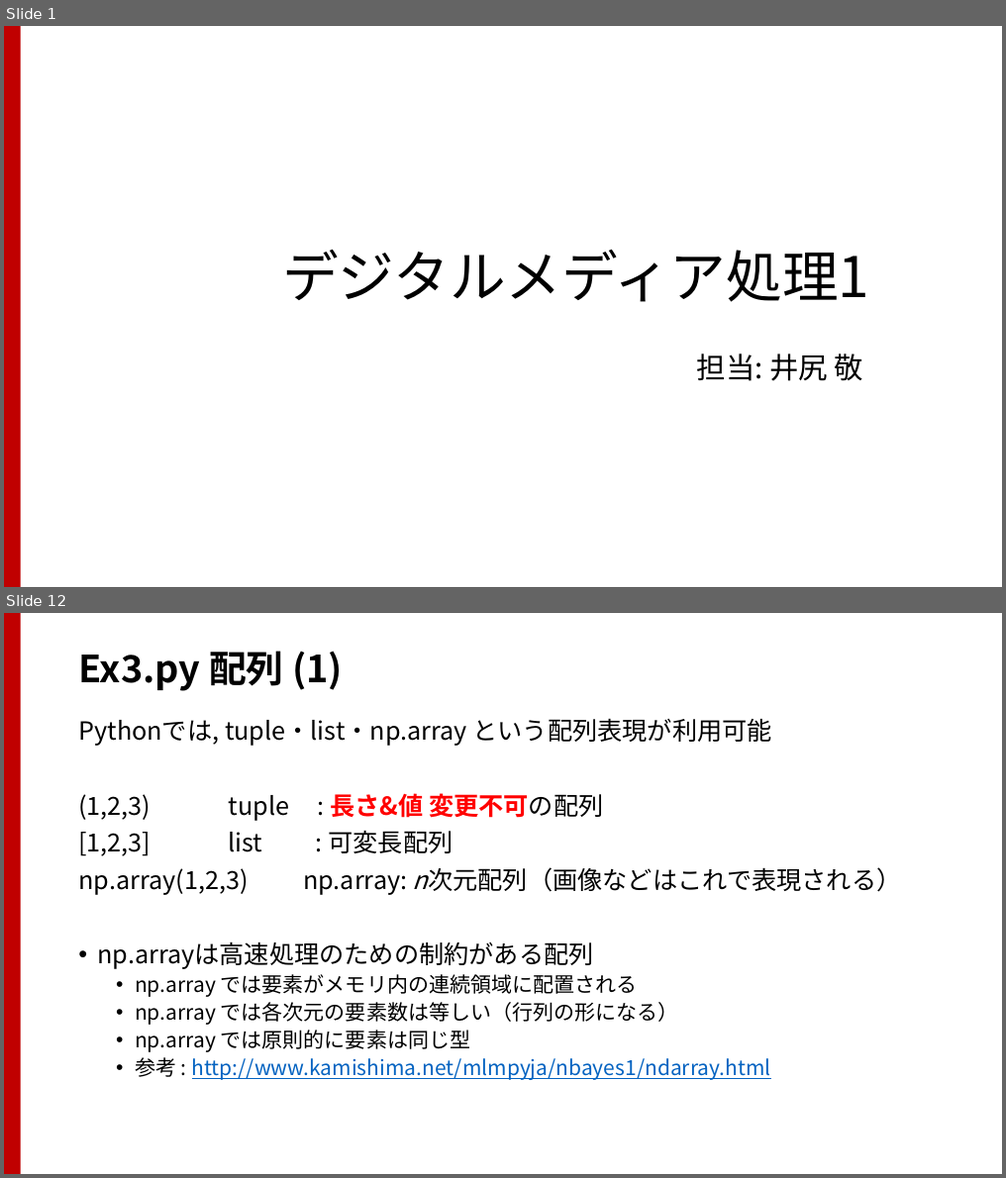
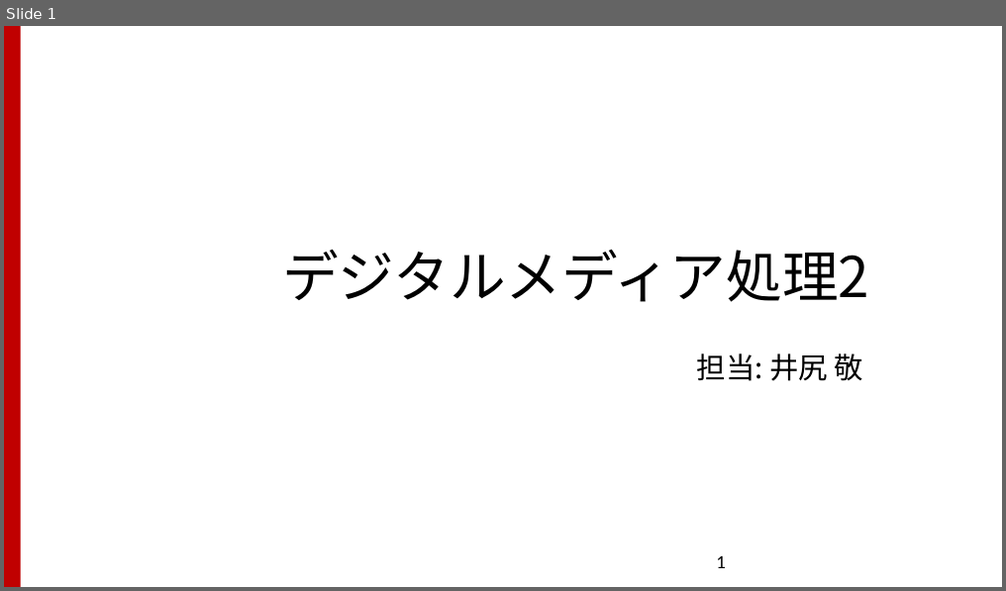
Before and after one commit to TakashiIjiri/TakashiIjiri.github.io, a slide deck: classes/dm2018_2/dm2_7.pptx. Shown one above the other, each under a label of ours: slides 1 and 12 before the commit, slide 1 after it; the slides between them are not shown. The pictures are 1006x1178 and 1006x591 pixels, drawn with LibreOffice and Linux fonts; fonts in the diff are those of the drawing. Boxes give left, top, right and bottom in pixels: in the first picture for what was removed or moved away, otherwise in the second. Text is boxed around its words. In the diff, an @@ line names an element or a change of style, - is before the commit and + after.

```diff
--- a/classes/dm2018_2/dm2_7.pptx
+++ b/classes/dm2018_2/dm2_7.pptx
@@ slide 12 removed at box(4, 613, 1002, 1174), background #FFFFFF; not listed: 1 template element that a slide beside it also shows @@
@@ title removed at box(78, 651, 343, 691) @@
-Ex3.py 配列 (1)
@@ text removed at box(78, 718, 901, 1080) @@
-Pythonでは, tuple・list・np.array という配列表現が利用可能
-(1,2,3) tuple : 長さ&値 変更不可の配列
-[1,2,3] list : 可変長配列
-np.array(1,2,3) np.array: n次元配列（画像などはこれで表現される）
-• np.arrayは高速処理のための制約がある配列
-  • np.array では要素がメモリ内の連続領域に配置される
-  • np.array では各次元の要素数は等しい（行列の形になる）
-  • np.array では原則的に要素は同じ型
-  • 参考 : http://www.kamishima.net/mlmpyja/nbayes1/ndarray.html
@@ slide 1 changed as well @@
@@ title at box(282, 250, 869, 302): text changed @@
-デジタルメディア処理1
+デジタルメディア処理2
@@ page number added at box(716, 557, 726, 569), 18 pt, text #000000 @@
+1
```
Also in this commit, not shown: 47 slides added, 25 other slides removed, 14 other files.
